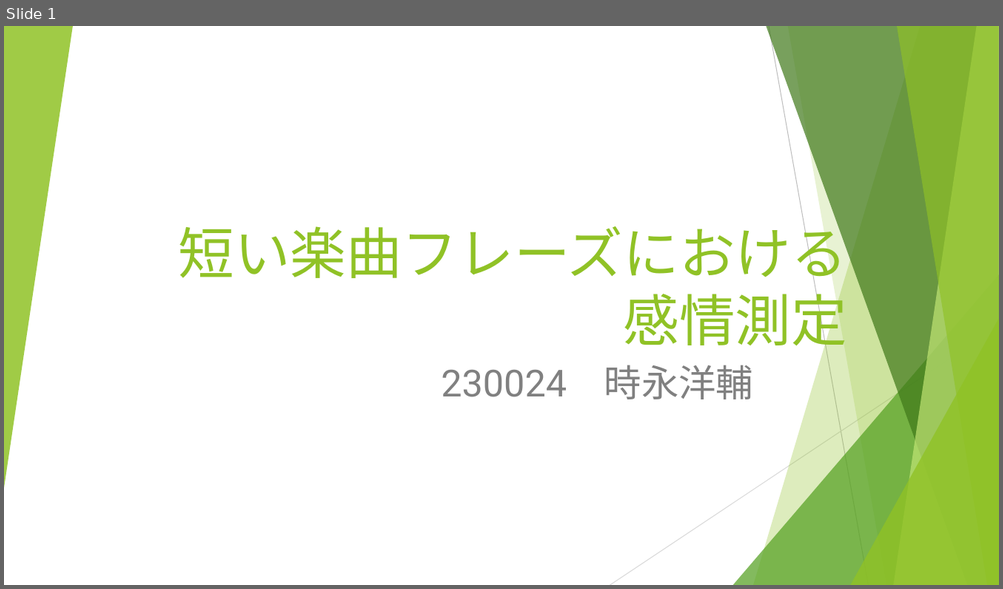
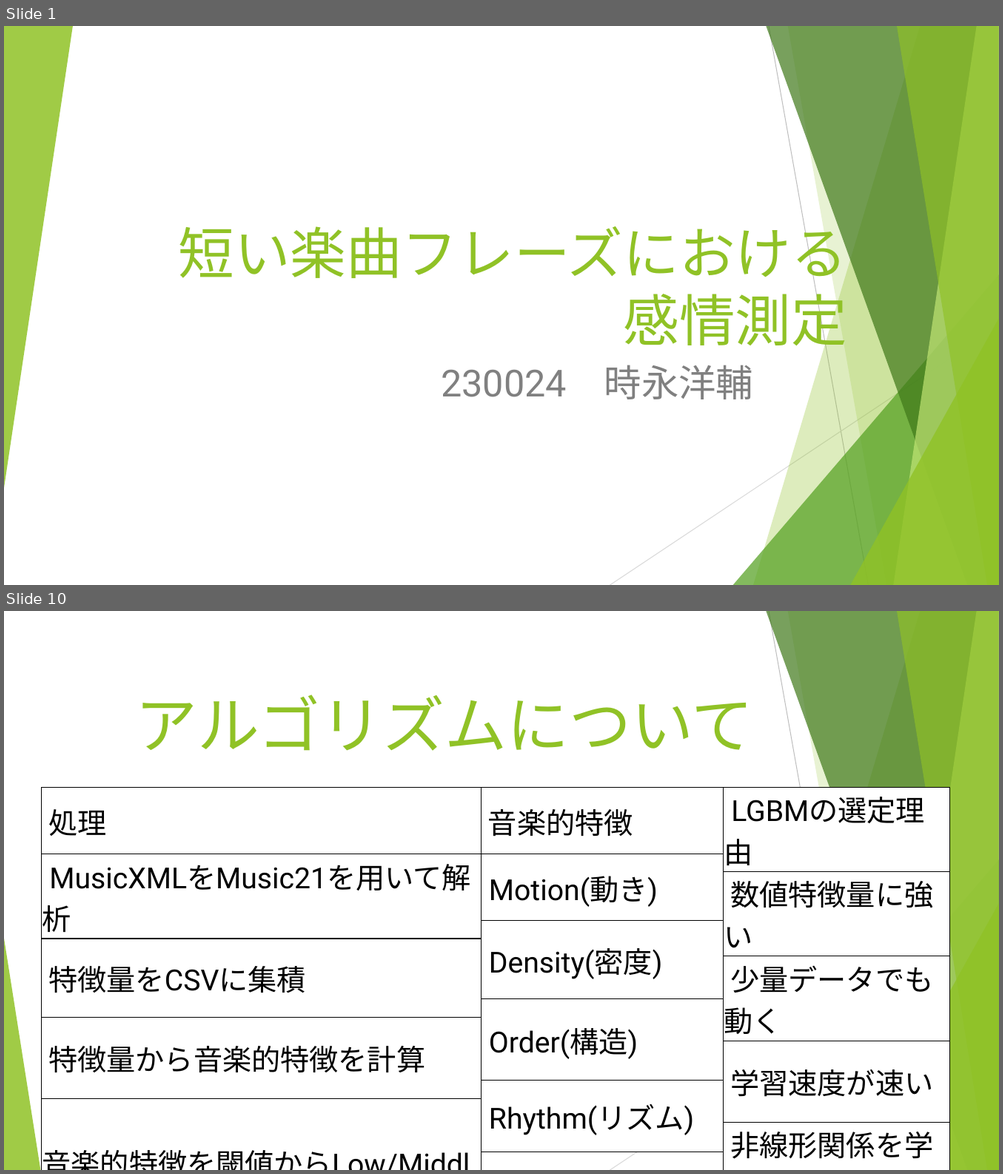
Before and after one commit to and12cant-ctrl/Music_Map_Exp, a slide deck: 発表用/発表用スライド.pptx. Shown one above the other, each under a label of ours: slide 1 before the commit, slides 1 and 10 after it; the slides between them are not shown. The pictures are 1003x589 and 1003x1174 pixels, drawn with LibreOffice and Linux fonts; fonts in the diff are those of the drawing. Boxes give left, top, right and bottom in pixels: in the first picture for what was removed or moved away, otherwise in the second. Text is boxed around its words. In the diff, an @@ line names an element or a change of style, - is before the commit and + after.

```diff
--- a/発表用/発表用スライド.pptx
+++ b/発表用/発表用スライド.pptx
@@ slide 10 added at (x1=4, y1=611, x2=999, y2=1170), background #FFFFFF; not listed: 9 template elements that a slide beside it also shows @@
@@ title added at (x1=136, y1=695, x2=754, y2=751), 60 pt, text #90C226 @@
+アルゴリズムについて
@@ table added at (x1=41, y1=788, x2=481, y2=1153), 5 rows, 1 columns @@
+処理
+MusicXMLをMusic21を用いて解析
+特徴量をCSVに集積
+特徴量から音楽的特徴を計算
+音楽的特徴を閾値からLow/Middle/Highにタグつけする
@@ table added at (x1=481, y1=788, x2=723, y2=1153), 5 rows, 1 columns @@
+音楽的特徴
+Motion(動き)
+Density(密度)
+Order(構造)
+Rhythm(リズム)
@@ table added at (x1=723, y1=787, x2=950, y2=1162), 5 rows, 1 columns @@
+LGBMの選定理由
+数値特徴量に強い
+少量データでも 動く
+学習速度が速い
+非線形関係を学べる
@@ triangle added at (x1=4, y1=939, x2=40, y2=1170), fill #90C226 at 85% opacity @@
```
Also in this commit, not shown: 4 slides changed, 8 other slides added, 5 slides removed, 2 other files.
